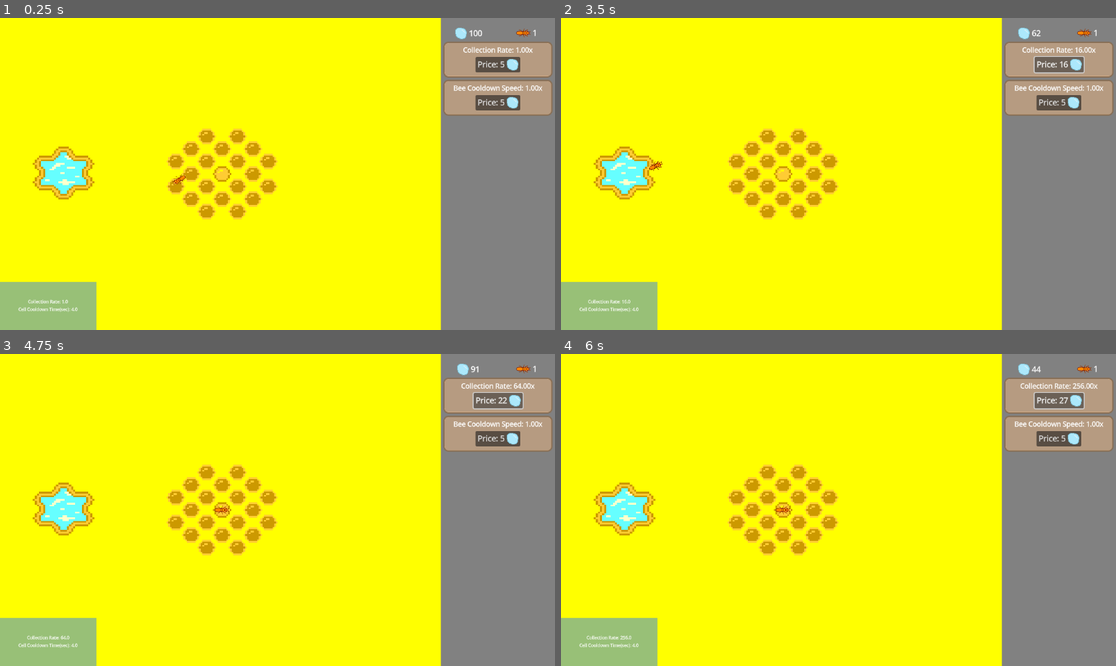
Above: before the commit, frames 1-4 (two rows, left to right).
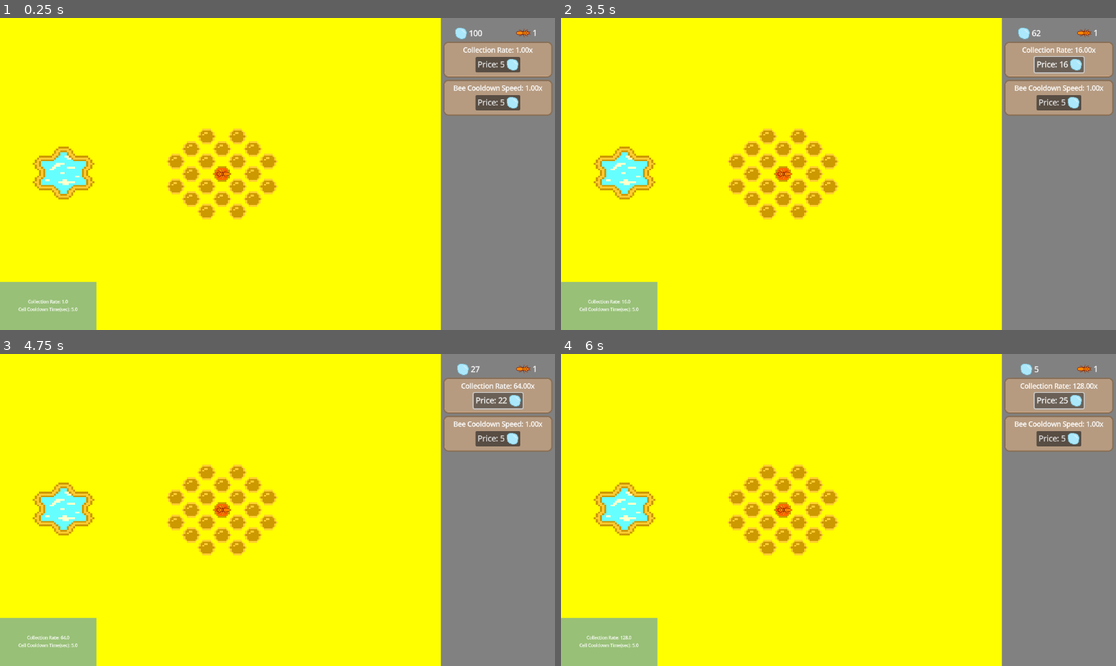
Above: after the commit, the same moments.

Repository: SBSoftwareDev/brainless
Game: Godot game, scene res://src/scenes/game.tscn
The game is run twice, just before and just after one commit, with the same random seed, the same clock (stepped at 60 frames per second) and the same inputs.
Inputs:
- Up to frame 1 (0.25 s): no input
- Up to frame 2 (3.5 s): click "Price: 5" at 0.5 s; click "Price: 8" at 1.25 s; click "Price: 11" at 2 s; click "Price: 14" at 2.75 s
- Up to frame 3 (4.75 s): click "Price: 16" at 3.5 s; click "Price: 19" at 4.25 s
- Up to frame 4 (6 s): click "Price: 22" at 5 s; click "Price: 25" at 5.75 s

The runs differ from the first frame. In frame 1, 0.1% of the frame differs, in the area x 12-42%, y 48-94%; in frame 2, 0.1%; in frame 3, 0.1%; in frame 4, 0.2%, in the area x 10-95%, y 3-94%.

Commit message:
Added progress bar for bee cell cooldown, bees are manual click now

Diff:
--- a/src/scenes/cell.tscn
+++ b/src/scenes/cell.tscn
@@ -1,7 +1,12 @@
-[gd_scene load_steps=3 format=3 uid="uid://dscsnp8cieu3t"]
+[gd_scene load_steps=5 format=3 uid="uid://dscsnp8cieu3t"]
 
 [ext_resource type="Texture2D" uid="uid://d3lv81yl2i4ma" path="res://assets/img/cell/cell_tex.tres" id="1_3aesr"]
-[ext_resource type="Script" path="res://src/scripts/cell.gd" id="2_3aesr"]
+[ext_resource type="Script" uid="uid://byasji5xf1ypu" path="res://src/scripts/cell.gd" id="2_3aesr"]
+[ext_resource type="Texture2D" uid="uid://dlknyeiv5bvmo" path="res://assets/img/spritesheet/Icons_0.3.png" id="3_vo2nf"]
+
+[sub_resource type="AtlasTexture" id="AtlasTexture_2jdeb"]
+atlas = ExtResource("3_vo2nf")
+region = Rect2(73, 30, 13, 11)
 
 [node name="Cell" type="Sprite2D"]
 texture_filter = 1
@@ -14,5 +19,8 @@
 visible = false
 polygon = PackedVector2Array(-2, -5, 2, -5, 6, 0, 2, 5, -2, 5, -6, 0)
 
+[node name="ReadyCell" type="Sprite2D" parent="."]
+texture = SubResource("AtlasTexture_2jdeb")
+
 [connection signal="body_entered" from="Area2D" to="." method="_on_area_2d_body_entered"]
 [connection signal="body_exited" from="Area2D" to="." method="_on_area_2d_body_exited"]
--- a/src/scenes/game.tscn
+++ b/src/scenes/game.tscn
@@ -1,7 +1,6 @@
-[gd_scene load_steps=32 format=3 uid="uid://4vqtyrbxi32s"]
+[gd_scene load_steps=31 format=3 uid="uid://4vqtyrbxi32s"]
 
 [ext_resource type="Script" uid="uid://b5qquvw15kre8" path="res://src/scripts/economy.gd" id="1_3rtjt"]
-[ext_resource type="PackedScene" uid="uid://fivhk2risx6o" path="res://src/scenes/collectible.tscn" id="1_covw0"]
 [ext_resource type="PackedScene" uid="uid://dxm31vkq2i5rl" path="res://src/scenes/empty_cell.tscn" id="2_276xm"]
 [ext_resource type="Script" path="res://src/scripts/player_stats.gd" id="2_lcg6w"]
 [ext_resource type="PackedScene" uid="uid://bou1hucryo30g" path="res://src/scenes/bee_and_cell.tscn" id="3_3rtjt"]
@@ -217,11 +216,6 @@
 unique_name_in_owner = true
 position = Vector2(132, 322.00003)
 scale = Vector2(4.435484, 3.7824063)
-
-[node name="Collectible" parent="World/Entities" instance=ExtResource("1_covw0")]
-unique_name_in_owner = true
-position = Vector2(-104, 316)
-scale = Vector2(1.0225279, 1)
 
 [node name="BeeAndCell3" parent="World/Entities" instance=ExtResource("3_3rtjt")]
 position = Vector2(461, 324)
--- a/src/scenes/worker_bee.tscn
+++ b/src/scenes/worker_bee.tscn
@@ -1,14 +1,15 @@
-[gd_scene load_steps=7 format=3 uid="uid://cl03cvs71awg0"]
+[gd_scene load_steps=8 format=3 uid="uid://cl03cvs71awg0"]
 
 [ext_resource type="Script" uid="uid://c5i02653f7y6o" path="res://src/scripts/worker_bee.gd" id="1_xt75n"]
 [ext_resource type="Texture2D" uid="uid://oo185yei5855" path="res://assets/img/worker/Worker_Bee.png" id="2_xt75n"]
+[ext_resource type="Texture2D" uid="uid://dwm4p6qf4cran" path="res://assets/img/worker/bee_progress_bar.png" id="3_iq0ao"]
 
 [sub_resource type="AtlasTexture" id="AtlasTexture_xt75n"]
 atlas = ExtResource("2_xt75n")
 region = Rect2(2, 7, 29, 18)
 
 [sub_resource type="CircleShape2D" id="CircleShape2D_iq0ao"]
-radius = 18.0
+radius = 15.033297
 
 [sub_resource type="CircleShape2D" id="CircleShape2D_54pxd"]
 radius = 144.28098
@@ -27,6 +28,18 @@
 texture = SubResource("AtlasTexture_xt75n")
 flip_h = true
 
+[node name="TextureProgressBar" type="TextureProgressBar" parent="Bee Sprite"]
+anchors_preset = 5
+anchor_left = 0.5
+anchor_right = 0.5
+offset_left = -27.310001
+offset_top = -14.495
+offset_right = 100.69
+offset_bottom = 1.5050001
+grow_horizontal = 2
+scale = Vector2(0.2, 0.2)
+texture_progress = ExtResource("3_iq0ao")
+
 [node name="Collection Area" type="Area2D" parent="."]
 
 [node name="Collection Area Shape" type="CollisionShape2D" parent="Collection Area"]
@@ -39,6 +52,7 @@
 shape = SubResource("CircleShape2D_54pxd")
 
 [node name="Collision Area" type="CollisionShape2D" parent="."]
+visible = false
 shape = SubResource("CapsuleShape2D_xt75n")
 
 [node name="CollectibleCooldown" type="Timer" parent="."]
@@ -49,6 +63,7 @@
 wait_time = 4.0
 one_shot = true
 
+[connection signal="input_event" from="Collection Area" to="." method="_on_collection_area_input_event"]
 [connection signal="body_entered" from="Sight Area" to="." method="_on_sight_area_body_entered"]
 [connection signal="body_exited" from="Sight Area" to="." method="_on_sight_area_body_exited"]
 [connection signal="timeout" from="CollectibleCooldown" to="." method="_on_timer_timeout"]
--- a/src/scripts/cell.gd
+++ b/src/scripts/cell.gd
@@ -3,6 +3,8 @@
 @onready var player_stats: Node = $"../../../../Systems/PlayerStats"
 @onready var economy: Node = $"../../../../Systems/Economy"
 @onready var cell_cooldown: Timer = $"../BeePath/PathFollow2D/Worker Bee/CellCooldown"
+@onready var worker_bee: CharacterBody2D = $"../BeePath/PathFollow2D/Worker Bee"
+@onready var ready_cell: Sprite2D = $ReadyCell
 
 var bee_inside :bool = true
 
@@ -13,6 +15,14 @@
 	if cell_cooldown.wait_time <= 0:
 		cell_cooldown.wait_time = 0.0001
 
+func ready_up() -> void:
+	ready_cell.visible = true
+
+
+func clear() -> void:
+	ready_cell.visible = false
+
+
 func _on_area_2d_body_entered(body: Node2D) -> void:
 	var parent :Node2D = body.get_parent().get_parent().get_parent()
 	if parent && parent == get_parent() && bee_inside == false:
@@ -20,6 +30,7 @@
 		economy.addNectar(player_stats.get_collection_rate())
 		cell_cooldown.wait_time = player_stats.get_total_wait_time()
 		cell_cooldown.start()
+		worker_bee.start_progress_bar()
 
 
 func _on_area_2d_body_exited(_body: Node2D) -> void:
--- a/src/scripts/player_stats.gd
+++ b/src/scripts/player_stats.gd
@@ -2,7 +2,7 @@
 
 var collection_rate :float = 1.0
 var cell_cooldown_rate :float = 1.0
-var cell_cooldown_base_time :float = 4.0
+var cell_cooldown_base_time :float = 5.0
 
 var collection_rate_upgrades :int = 0
 var cell_cooldown_rate_upgrades :int = 0
--- a/src/scripts/worker_bee.gd
+++ b/src/scripts/worker_bee.gd
@@ -5,17 +5,19 @@
 var target :Vector2 = Vector2.ZERO
 var movement_direction :bool = true
 var collectible_cooldown_wait_time :float = 2.0
-var direction_away :bool = true
+var direction_away :bool = false
+var bee_ready :bool = true
 
 @onready var cell: Sprite2D = $"../../../Cell"
 @onready var collectible_cooldown: Timer = $CollectibleCooldown
-@onready var collectible: CharacterBody2D = $"../../../../Collectible"
 @onready var economy: Node = $"../../../../../../Systems/Economy"
 @onready var path_follow_2d: PathFollow2D = $".."
 @onready var animation_player: AnimationPlayer = $AnimationPlayer
 @onready var bee_path: Path2D = %BeePath
 @onready var bee_hole: Sprite2D = $"../../../../BeeHole"
 @onready var bee_sprite: Sprite2D = $"Bee Sprite"
+@onready var progress_bar: TextureProgressBar = $"Bee Sprite/TextureProgressBar"
+@onready var cell_cooldown: Timer = $CellCooldown
 
 ## INITIALIZATION
 func _ready() -> void:
@@ -30,6 +32,7 @@
 ## MOVEMENT & PHYSICS
 func _physics_process(delta: float) -> void:
 	process_movement(delta)
+	progress_bar.value = (cell_cooldown.time_left * 100) / cell_cooldown.wait_time
 
 
 func process_movement(delta: float) -> void:
@@ -41,7 +44,8 @@
 		#global_position = global_position.lerp(target, SPEED * delta)
 
 
-
+func start_progress_bar() -> void:
+	progress_bar.value = 100
 
 
 func enter_bee_hole() -> void:
@@ -73,6 +77,15 @@
 
 
 func _on_cell_cooldown_timeout() -> void:
-	direction_away = true
+	#direction_away = true
+	bee_ready = true
+	cell.ready_up()
 	bee_sprite.flip_h = true
-	target = bee_hole.global_position
+	#target = bee_hole.global_position
+
+
+func _on_collection_area_input_event(_viewport: Node, event: InputEvent, _shape_idx: int) -> void:
+	if event.is_action_pressed("Select") && bee_ready:
+		bee_ready = false
+		direction_away = true
+		cell.clear()
Binary file added: assets/img/worker/bee_progress_bar.png
Not shown, added: assets/img/worker/bee_progress_bar.png.import
